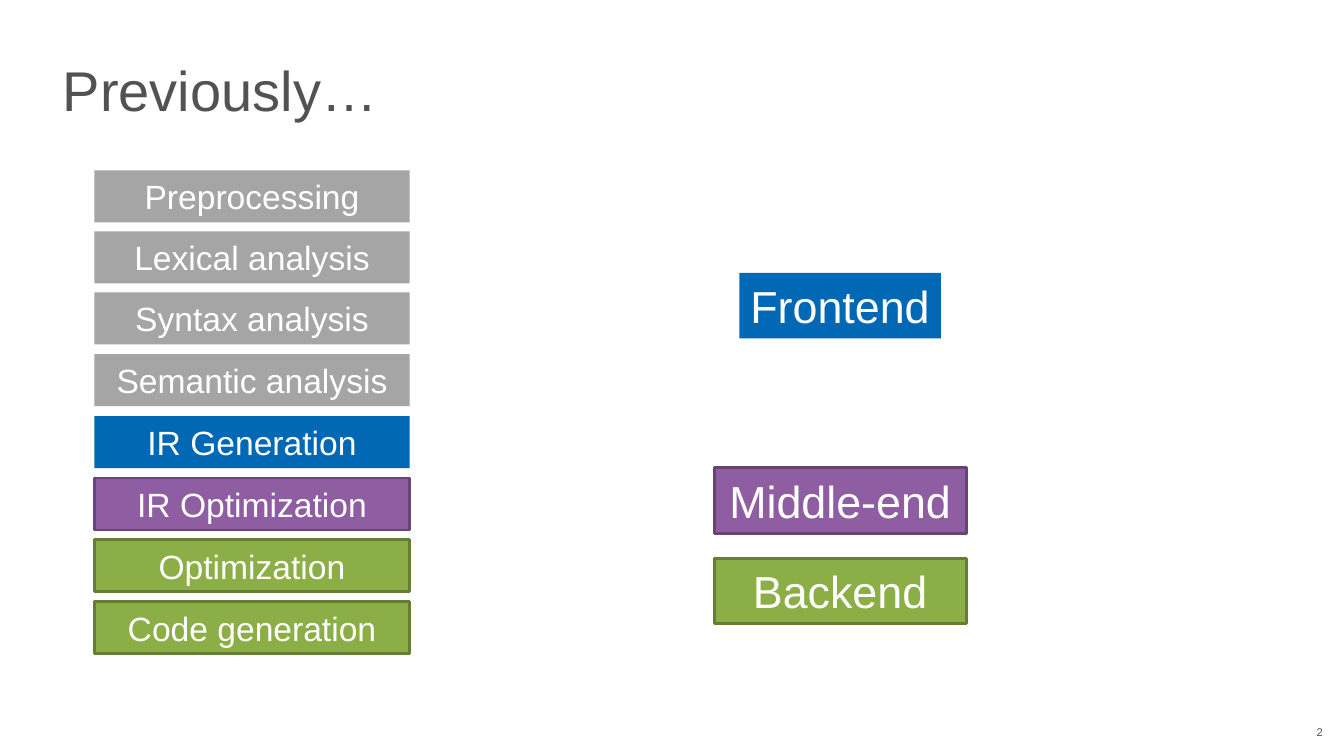
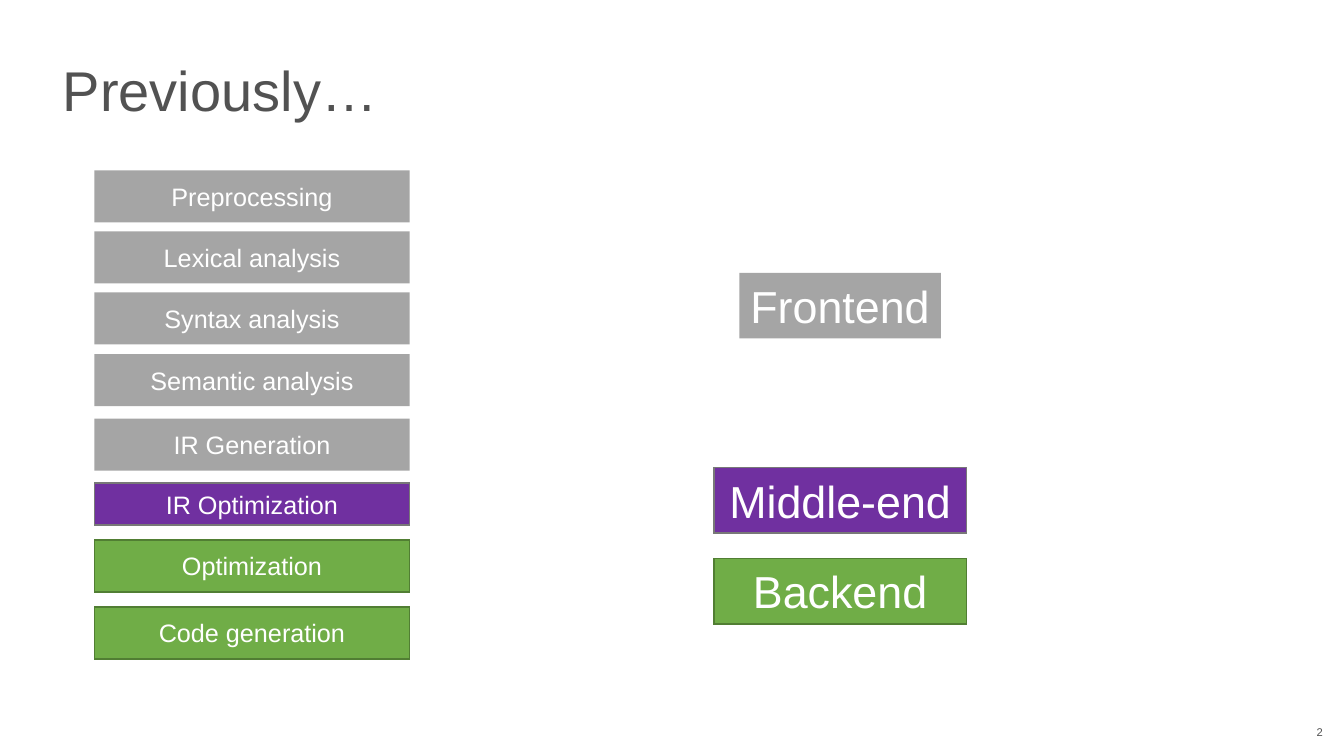
Before and after one commit to NN-complr-tech/Complr-course-lectures, a slide deck: slide 2 of 04-LLVM-IR.pptx. Drawn at 1344x756 pixels with LibreOffice and Linux fonts; fonts in the diff are those of the drawing. Boxes give left, top, right and bottom in pixels: in the first picture for what was removed or moved away, otherwise in the second. Text is boxed around its words. In the diff, an @@ line names an element or a change of style, - is before the commit and + after.

```diff
--- a/04-LLVM-IR.pptx
+++ b/04-LLVM-IR.pptx
@@ rectangle "Frontend" at [740,273,942,339]: fill #0068B5 to #A5A5A5 @@
@@ size 24 to 18 pt in 4 elements at [95,170,410,223], [95,231,410,283], [95,292,410,345], [95,354,410,406] @@
@@ rectangle "IR Generation" at [95,418,410,471]: size 24 to 18 pt; fill #0068B5 to #A5A5A5 @@
@@ rectangle "Middle-end" at [714,468,966,533]: fill #8F5DA2 to #7030A0; outline #684376 2 pt to #787878 1 pt @@
@@ rectangle "IR Optimization": place and size @@
-rectangle "IR Optimization" at [95,478,410,530]
+rectangle "IR Optimization" at [95,483,410,525]
@@ rectangle "IR Optimization" at [95,483,410,525]: size 24 to 18 pt; fill #8F5DA2 to #7030A0; outline #684376 2 pt to #787878 1 pt @@
@@ rectangle "Optimization" at [95,540,410,593]: size 24 to 18 pt; fill #8BAE46 to #70AD47; outline #657E33 2 pt to #517E33 1 pt @@
@@ rectangle "Backend" at [714,559,966,624]: fill #8BAE46 to #70AD47; outline #657E33 2 pt to #517E33 1 pt @@
@@ rectangle "Code generation" at [95,607,410,659]: size 24 to 18 pt; fill #8BAE46 to #70AD47; outline #657E33 2 pt to #517E33 1 pt @@
@@ rectangle "Code generation": place and size @@
-rectangle "Code generation" at [95,602,410,654]
+rectangle "Code generation" at [95,607,410,659]
```
Also in this commit, not shown: 6 other slides changed, 2 slides added.
